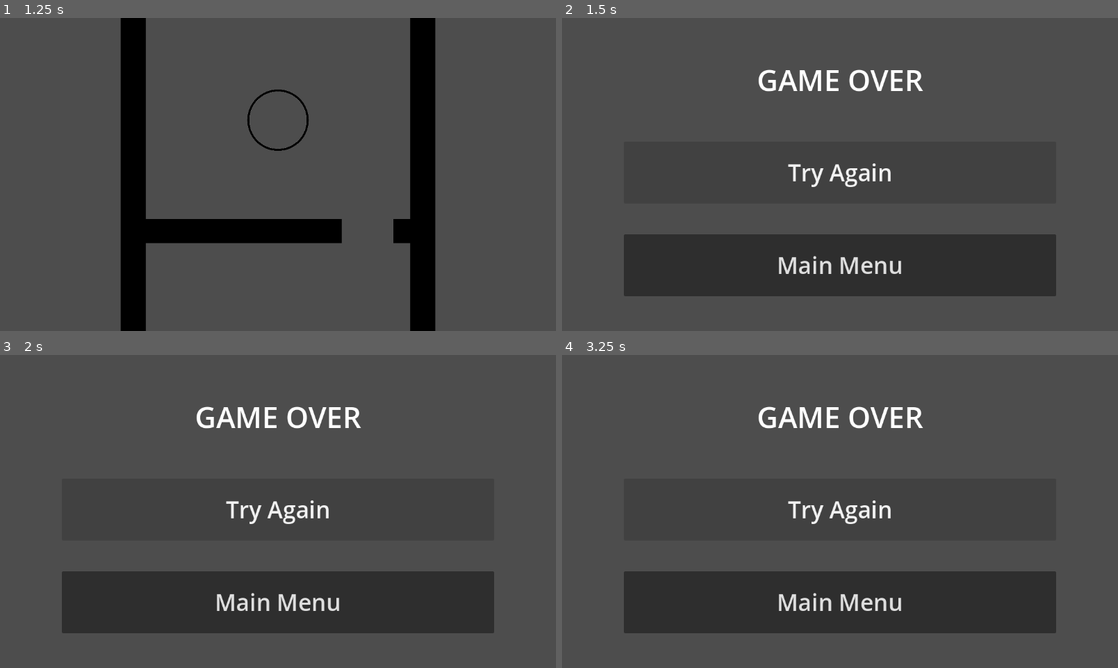
Above: before the commit, frames 1-4 (two rows, left to right).
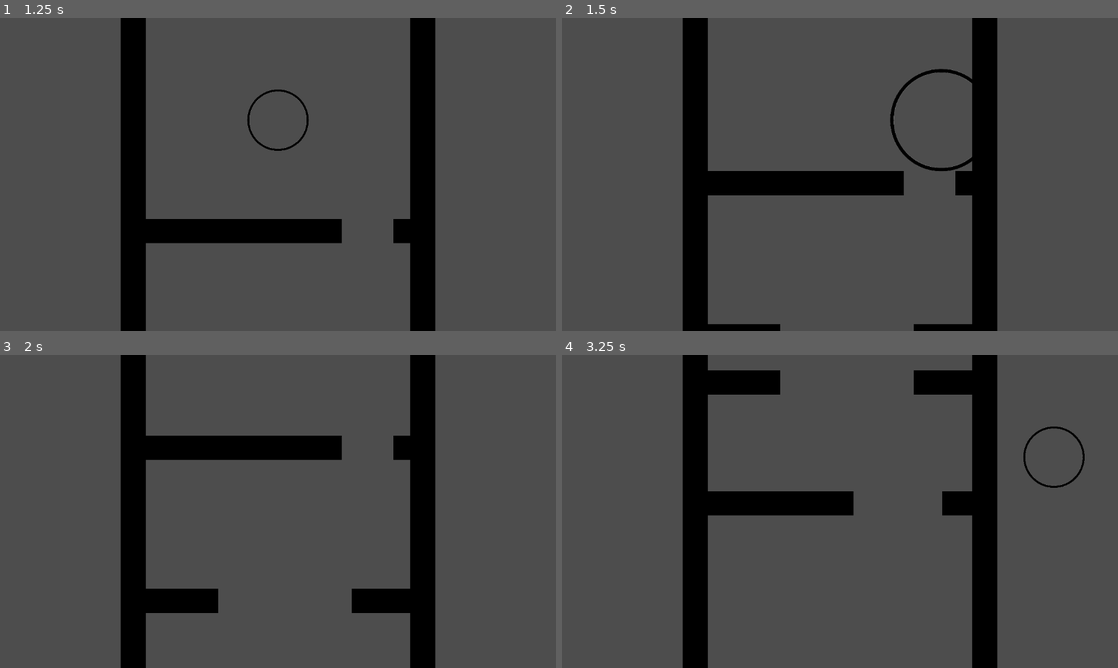
Above: after the commit, the same moments.

Repository: kylietmo/gmtk-2024-game
Game: Godot game, scene res://menus/start_screen/start_screen.tscn
Two runs of this game, one before a commit and one after it. Both use one fixed random seed, a clock stepped at 60 frames per second and the inputs below. Sound files missing from this copy of the repository are replaced by a short silence.
Inputs (mouse positions are in pixels of both pictures, inside the frame that each line leads up to):
- Up to frame 1 (1.25 s): click "Start" at 0.5 s
- Up to frame 2 (1.5 s): hold D (right) from 1.28 s (still down); tap 3 (size_large) at 1.35 s
- Up to frame 3 (2 s): keep holding D (right)
- Up to frame 4 (3.25 s): release D (right) at 2 s; click (840, 508) at 2 s, where only the run before the commit has a clickable "Try Again"; hold A (left) from 2.78 s (still down); tap 2 (size_medium) at 2.85 s

Frame 1 is identical in both runs. In frame 2, 28% of the frame differs, in the area x 11-89%, y 0-100%; in frame 3, 27%; in frame 4, 28%, in the area x 11-94%, y 0-100%.

Commit message:
Add background music

Diff:
--- a/src/entities/player/player.gd
+++ b/src/entities/player/player.gd
@@ -51,4 +51,5 @@
 	move_and_slide()
 
 func _on_area_2d_body_entered(body: Node2D) -> void:
-	get_tree().change_scene_to_file("res://menus/game_over_screen/game_over_screen.tscn")
+	#get_tree().change_scene_to_file("res://menus/game_over_screen/game_over_screen.tscn")
+	pass
--- a/src/game.gd
+++ b/src/game.gd
@@ -96,3 +96,6 @@
 func _on_child_exiting_tree(node: Node) -> void:
 	if node is Obstacle:
 		obstacles.erase(node)
+#
+#func _on_audio_stream_player_2d_finished() -> void:
+	#$AudioStreamPlayer2D.play()
--- a/src/game.tscn
+++ b/src/game.tscn
@@ -1,8 +1,9 @@
-[gd_scene load_steps=4 format=3 uid="uid://da47do0euyldr"]
+[gd_scene load_steps=5 format=3 uid="uid://da47do0euyldr"]
 
 [ext_resource type="Script" path="res://game.gd" id="1_qfrmy"]
 [ext_resource type="PackedScene" uid="uid://5yjda1eg7860" path="res://entities/player/player.tscn" id="2_761th"]
 [ext_resource type="PackedScene" uid="uid://bql4uh46bxh0l" path="res://entities/barrier_wall/barrier_wall.tscn" id="3_tlj01"]
+[ext_resource type="AudioStream" uid="uid://cyhlx13yryb3e" path="res://audio/get_there.mp3" id="4_ivb48"]
 
 [node name="Game" type="Node2D"]
 script = ExtResource("1_qfrmy")
@@ -21,4 +22,10 @@
 [node name="RightWall" parent="Barriers" instance=ExtResource("3_tlj01")]
 position = Vector2(500, 0)
 
+[node name="AudioStreamPlayer2D" type="AudioStreamPlayer2D" parent="."]
+stream = ExtResource("4_ivb48")
+autoplay = true
+parameters/looping = true
+
 [connection signal="child_exiting_tree" from="." to="." method="_on_child_exiting_tree"]
+[connection signal="finished" from="AudioStreamPlayer2D" to="." method="_on_audio_stream_player_2d_finished"]
--- a/src/menus/game_over_screen/game_over_screen.tscn
+++ b/src/menus/game_over_screen/game_over_screen.tscn
@@ -30,6 +30,7 @@
 text = "Main Menu"
 
 [node name="Label" type="Label" parent="."]
+layout_mode = 0
 offset_left = 384.0
 offset_top = 64.0
 offset_right = 768.0
Not shown, added: src/audio/get_there.mp3.import
Not shown, added: src/audio/get_there.mp3
